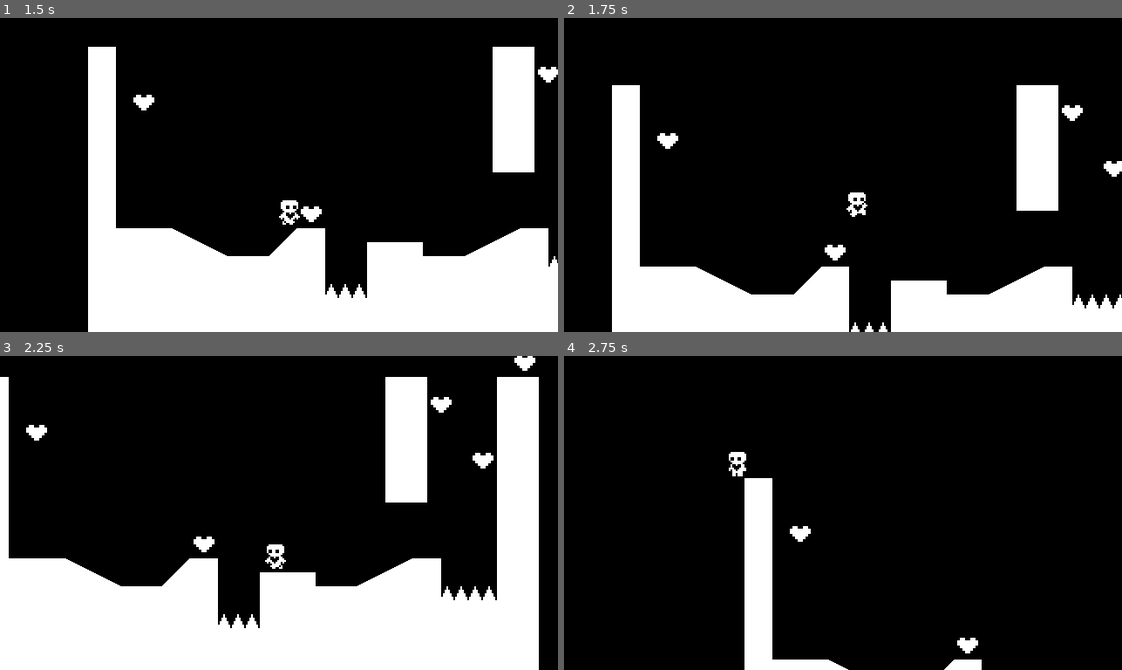
Above: before the commit, frames 1-4 (two rows, left to right).
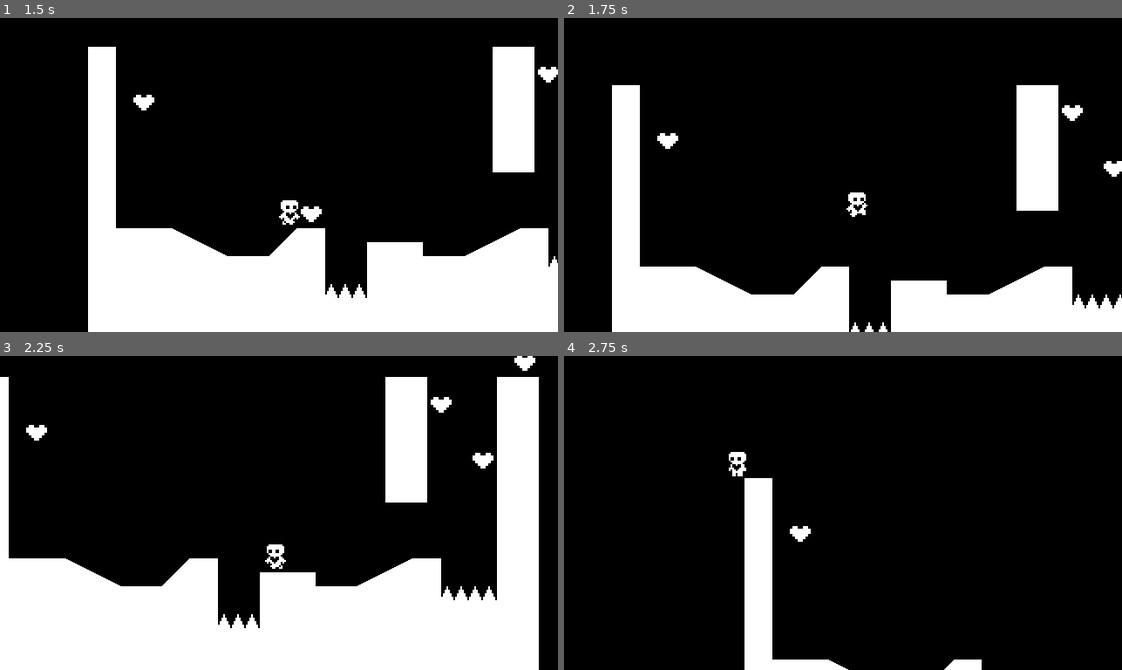
Above: after the commit, the same moments.

Repository: jadeng3/Heart-Platformer
Game: Godot game, scene res://world.tscn
Two runs of this game, one before a commit and one after it. Both use one fixed random seed, a clock stepped at 60 frames per second and the inputs below.
Inputs:
- Up to frame 1 (1.5 s): tap Enter at 0.5 s; hold Right (ui_right) from 0.53 s (still down); tap Up (ui_up) at 0.77 s
- Up to frame 2 (1.75 s): keep holding Right (ui_right); tap Up (ui_up) at 1.52 s
- Up to frame 3 (2.25 s): release Right (ui_right) at 2.03 s; hold Left (ui_left) from 2.03 s (still down)
- Up to frame 4 (2.75 s): keep holding Left (ui_left)

Frame 1 is identical in both runs. In frame 2, 0.1% of the frame differs, in the area x 46-51%, y 72-78%; in frame 3, 0.1%; in frame 4, 0.1%.
Error before the commit: Parse Error: Identifier "hearts" not declared in the current scope. (res://heart.gd:6)

Commit message:
finished progress check #6

Diff:
--- /dev/null
+++ b/Events.gd
@@ -0,0 +1,3 @@
+extends Node
+
+signal level_completed
--- a/heart.gd
+++ b/heart.gd
@@ -2,5 +2,7 @@
 
 func _on_body_entered(body):
 	queue_free()
-	var hears = get_tree().get_nodes_in_group("Hearts")
-	print(hearts.size())
+	var hearts = get_tree().get_nodes_in_group("Hearts")
+	if hearts.size() == 1:
+		Events.level_completed.emit()
+		print("Level Completed")
--- /dev/null
+++ b/level_completed.tscn
@@ -0,0 +1,21 @@
+[gd_scene format=3 uid="uid://cthrjjy42t8vi"]
+
+[node name="LevelCompleted" type="ColorRect"]
+anchors_preset = 15
+anchor_right = 1.0
+anchor_bottom = 1.0
+grow_horizontal = 2
+grow_vertical = 2
+color = Color(0, 0, 0, 0.121569)
+
+[node name="CenterContainer" type="CenterContainer" parent="."]
+layout_mode = 1
+anchors_preset = 15
+anchor_right = 1.0
+anchor_bottom = 1.0
+grow_horizontal = 2
+grow_vertical = 2
+
+[node name="Label" type="Label" parent="CenterContainer"]
+layout_mode = 2
+text = "Level Completed!"
--- a/project.godot
+++ b/project.godot
@@ -14,6 +14,10 @@
 run/main_scene="res://world.tscn"
 config/features=PackedStringArray("4.1", "Forward Plus")
 config/icon="res://icon.svg"
+
+[autoload]
+
+Events="*res://Events.gd"
 
 [display]
 
--- a/world.gd
+++ b/world.gd
@@ -3,7 +3,13 @@
 
 @onready var polygon_2d = $StaticBody2D/CollisionPolygon2D/Polygon2D
 @onready var collision_polygon_2d = $StaticBody2D/CollisionPolygon2D
+@onready var level_completed = $CanvasLayer/LevelCompleted
 
 func _ready():
 	RenderingServer.set_default_clear_color(Color.BLACK)
 	polygon_2d.polygon = collision_polygon_2d.polygon
+	Events.level_completed.connect(show_level_completed)
+
+func show_level_completed():
+	level_completed.show()
+	get_tree().paused = true
--- a/world.tscn
+++ b/world.tscn
@@ -1,10 +1,11 @@
-[gd_scene load_steps=7 format=3 uid="uid://v4v340wh6la7"]
+[gd_scene load_steps=8 format=3 uid="uid://v4v340wh6la7"]
 
 [ext_resource type="Script" path="res://world.gd" id="1_eohc5"]
 [ext_resource type="PackedScene" uid="uid://cb1p43t6jdiid" path="res://player.tscn" id="2_xqtp1"]
 [ext_resource type="Texture2D" uid="uid://bi7wte0jluggu" path="res://spikes.png" id="3_d26m1"]
 [ext_resource type="PackedScene" uid="uid://dto1sv6o6gicy" path="res://spikes.tscn" id="4_l2egm"]
 [ext_resource type="PackedScene" uid="uid://cepuvtnvtwscd" path="res://heart.tscn" id="5_ankit"]
+[ext_resource type="PackedScene" uid="uid://cthrjjy42t8vi" path="res://level_completed.tscn" id="6_t5emm"]
 
 [sub_resource type="RectangleShape2D" id="RectangleShape2D_lobgb"]
 size = Vector2(24, 72)
@@ -70,3 +71,8 @@
 
 [node name="Heart5" parent="." instance=ExtResource("5_ankit")]
 position = Vector2(32, 32)
+
+[node name="CanvasLayer" type="CanvasLayer" parent="."]
+
+[node name="LevelCompleted" parent="CanvasLayer" instance=ExtResource("6_t5emm")]
+visible = false
